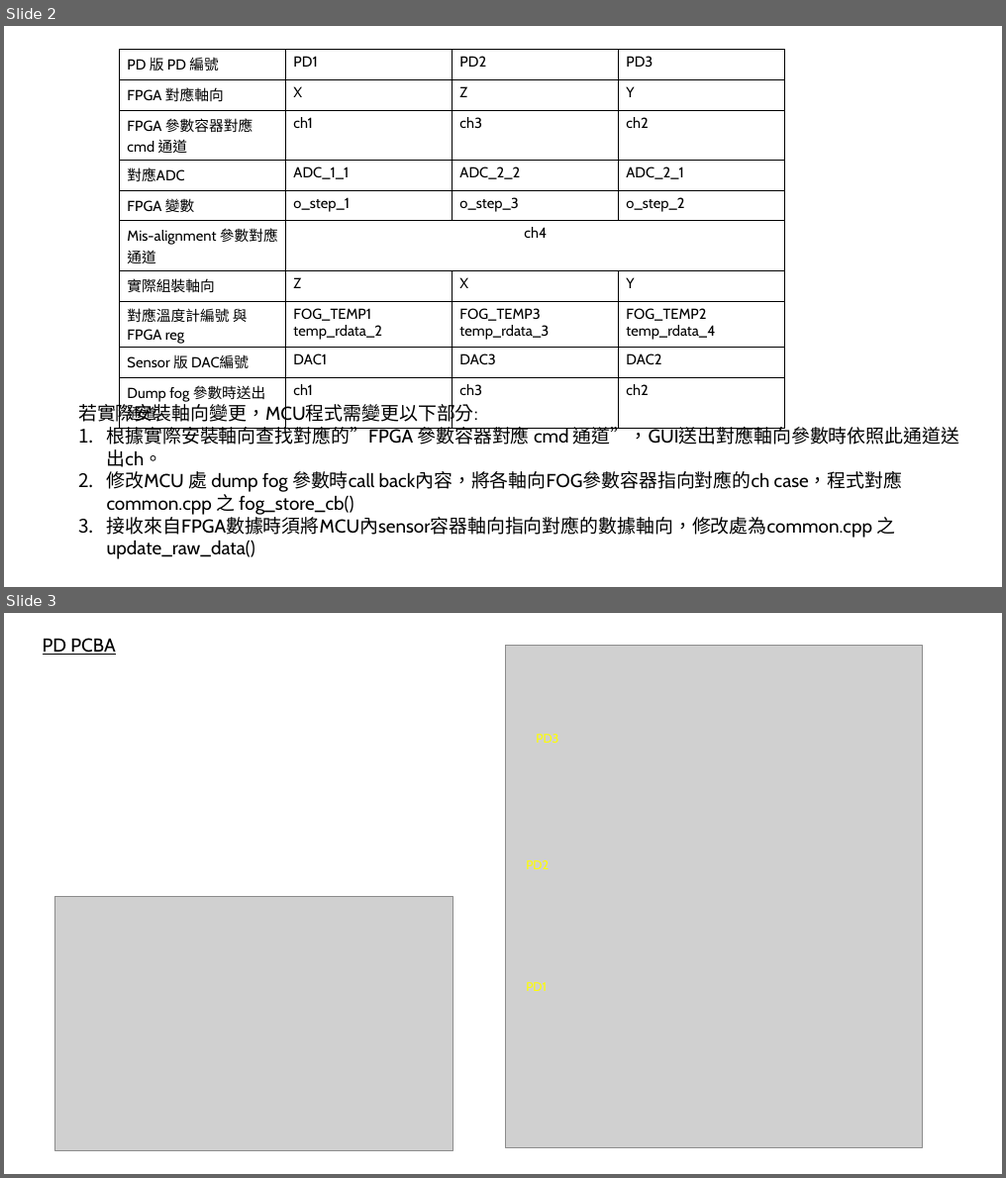
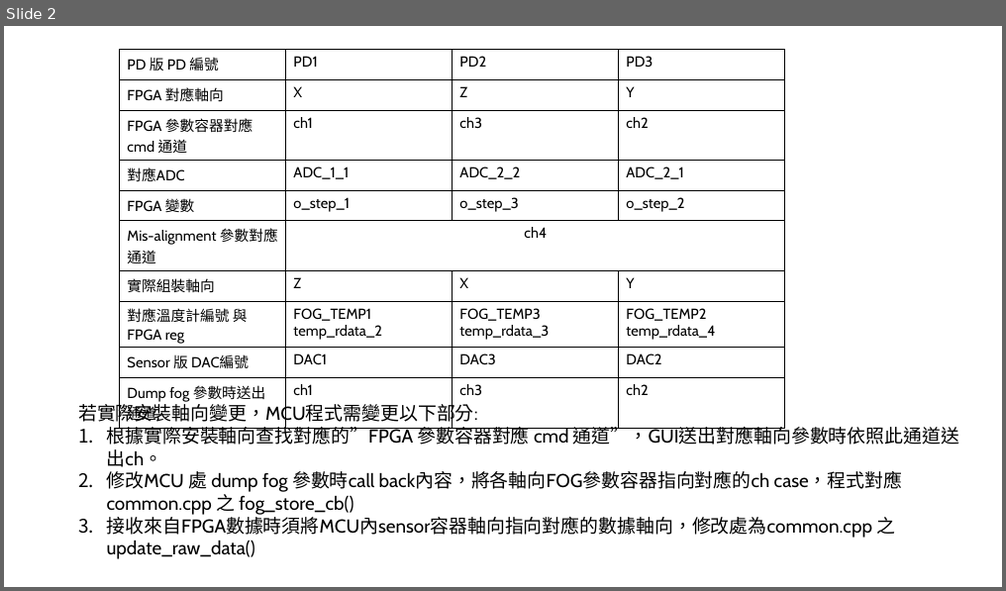
Before and after one commit to adamShiau/adamShiau_Arduino, a slide deck: IRIS1_MCU_V1.5-2/軸向說明.pptx. Shown one above the other, each under a label of ours: slides 2 and 3 before the commit, slide 2 after it. The pictures are 1006x1178 and 1006x591 pixels, drawn with LibreOffice and Linux fonts; fonts in the diff are those of the drawing; grey boxes stand for pictures. Boxes give left, top, right and bottom in pixels: in the first picture for what was removed or moved away, otherwise in the second. Text is boxed around its words. In the diff, an @@ line names an element or a change of style, - is before the commit and + after.

```diff
--- a/IRIS1_MCU_V1.5-2/軸向說明.pptx
+++ b/IRIS1_MCU_V1.5-2/軸向說明.pptx
@@ slide 3 removed at <box>4,613,1002,1174</box>, background #FFFFFF @@
@@ text removed at <box>43,638,115,655</box> @@
-PD PCBA
@@ picture removed at <box>506,646,923,1149</box> @@
@@ text removed at <box>536,734,558,743</box> @@
-PD3
@@ text removed at <box>526,861,548,869</box> @@
-PD2
@@ picture removed at <box>54,897,453,1152</box> @@
@@ text removed at <box>526,982,547,991</box> @@
-PD1
```
Also in this commit, not shown: 1 slide added, 1 other slide removed, 17 other files.
